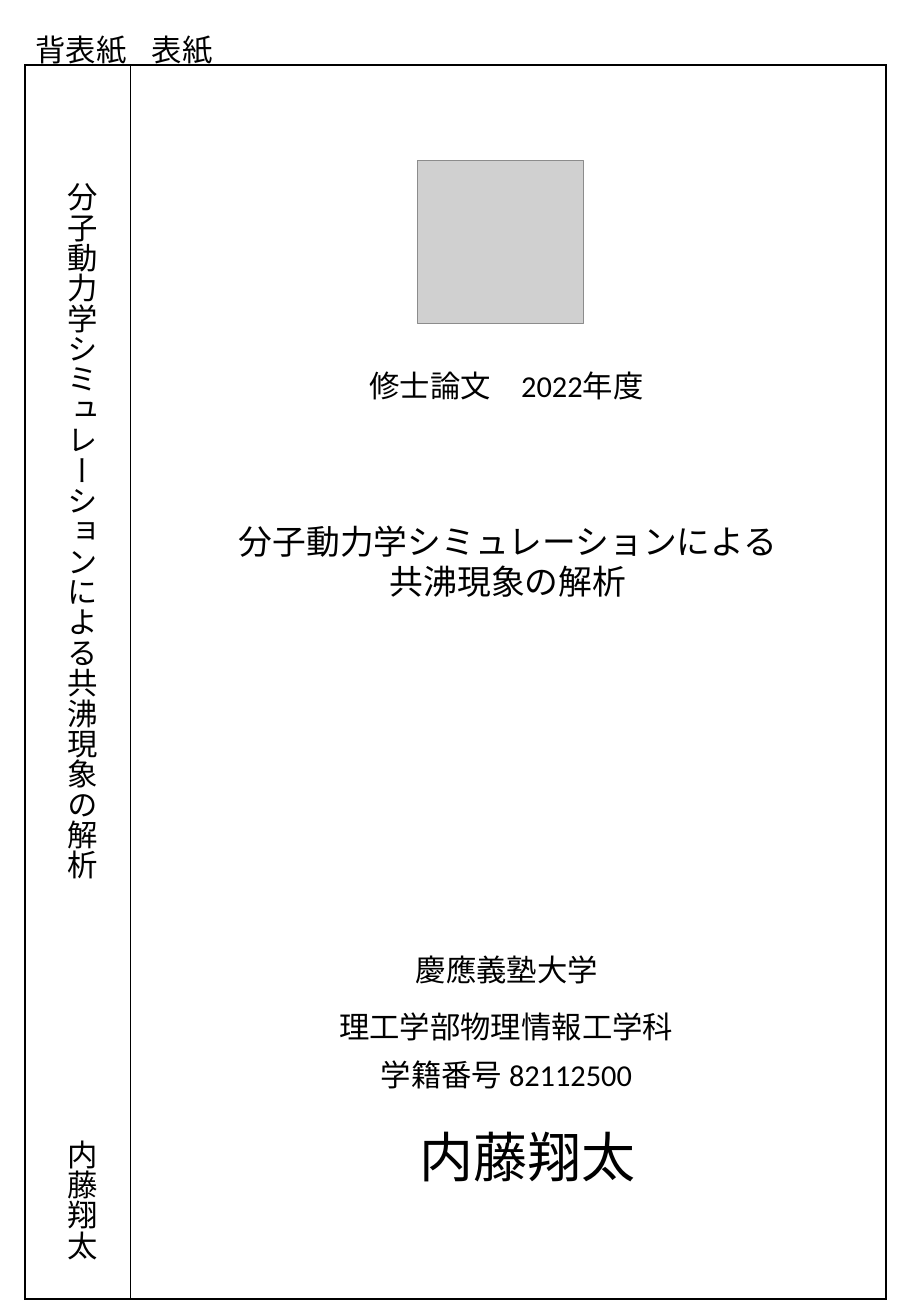
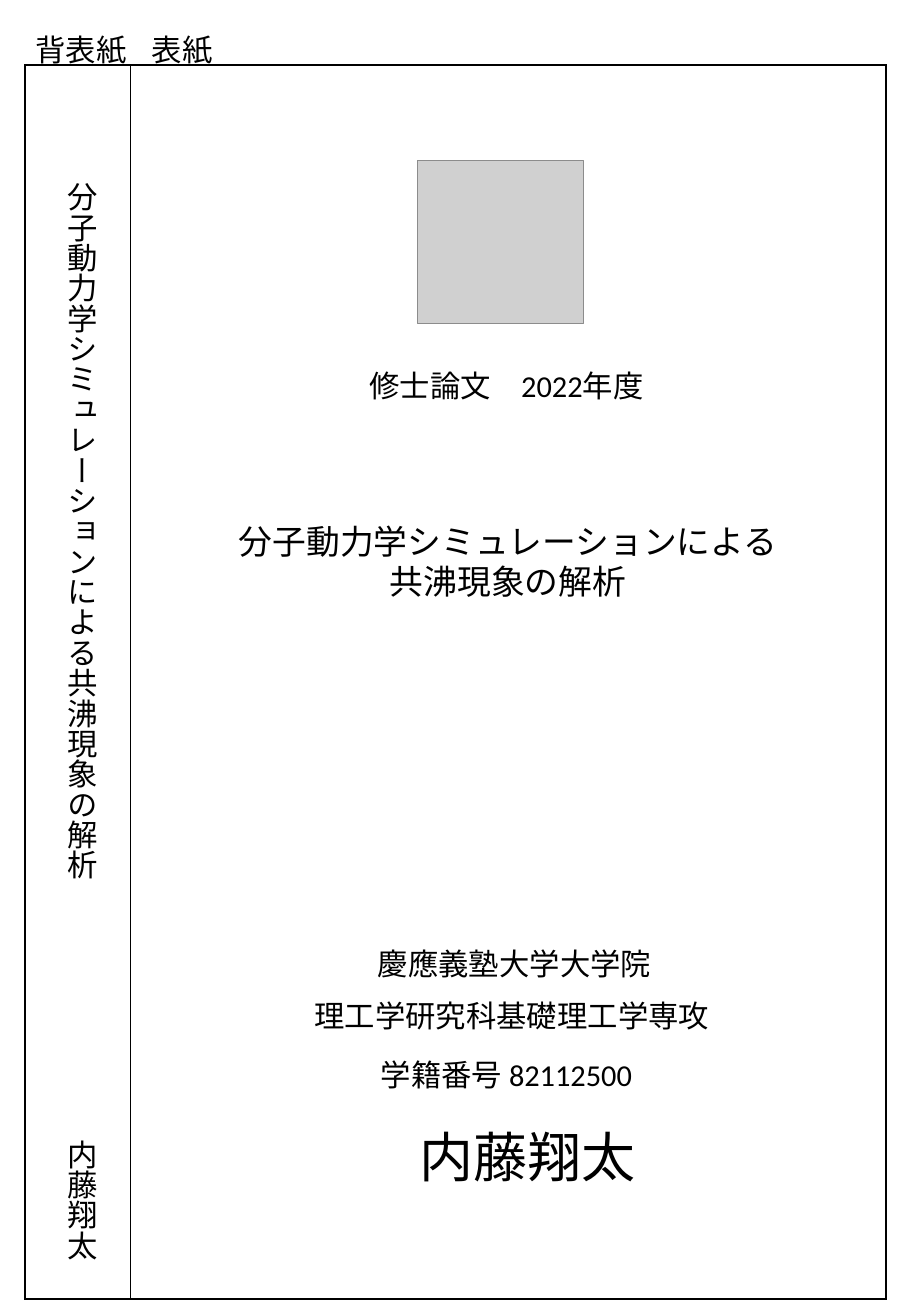
Before and after one commit to bwkw/master-thesis, a slide deck: slide 1 of cover.pptx. Drawn at 911x1316 pixels with LibreOffice and Linux fonts; fonts in the diff are those of the drawing; grey boxes stand for pictures. Boxes give left, top, right and bottom in pixels: in the first picture for what was removed or moved away, otherwise in the second. Text is boxed around its words. In the diff, an @@ line names an element or a change of style, - is before the commit and + after.

Commit message:
:memo: updates cover.pptx

```diff
--- a/cover.pptx
+++ b/cover.pptx
@@ text at (378, 949, 651, 978): text changed @@
-慶應義塾大学
+慶應義塾大学大学院
@@ text at (314, 1001, 709, 1030): text changed @@
-理工学部物理情報工学科
+理工学研究科基礎理工学専攻
```
